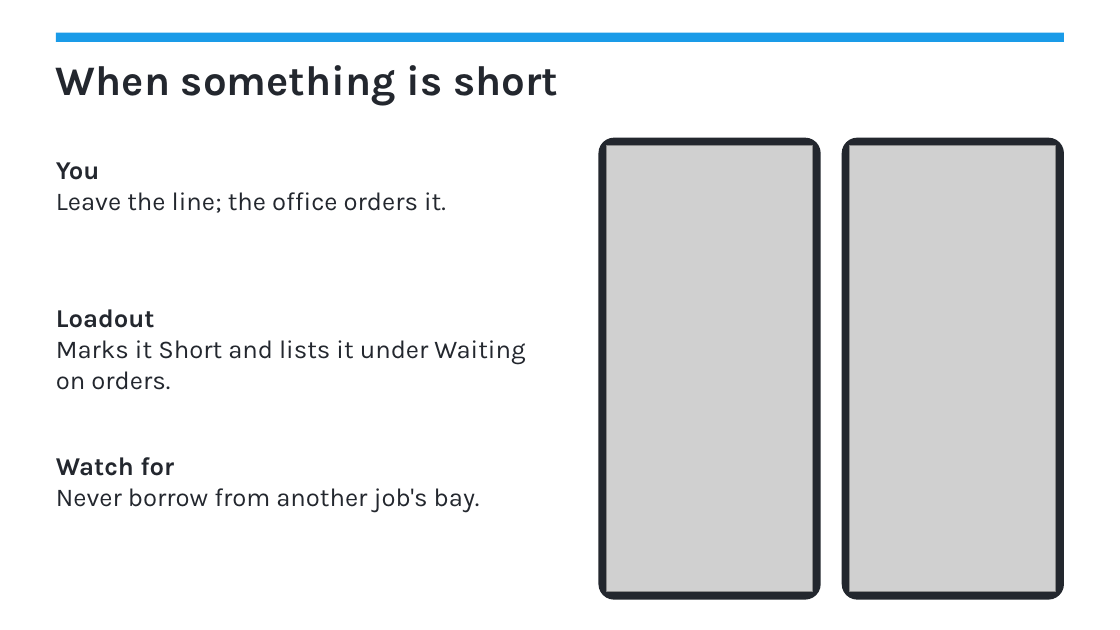
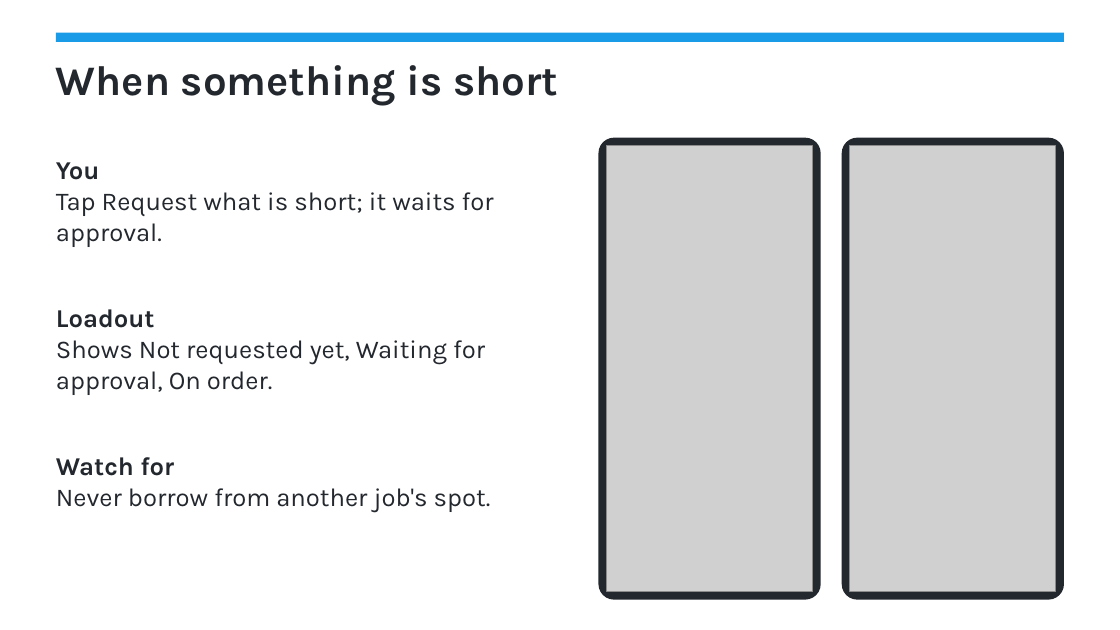
Before and after one commit to frank-umbrella/dev, a slide deck: slide 10 of loadout/training/Loadout-how-it-works.pptx. Drawn at 1120x630 pixels with LibreOffice and Linux fonts; fonts in the diff are those of the drawing; grey boxes stand for pictures. Boxes give left, top, right and bottom in pixels: in the first picture for what was removed or moved away, otherwise in the second. Text is boxed around its words. In the diff, an @@ line names an element or a change of style, - is before the commit and + after.

```diff
--- a/loadout/training/Loadout-how-it-works.pptx
+++ b/loadout/training/Loadout-how-it-works.pptx
@@ text at bbox=[56, 192, 494, 247]: text changed @@
-Leave the line; the office orders it.
+Tap Request what is short; it waits for approval.
@@ text at bbox=[56, 340, 485, 395]: text changed @@
-Marks it Short and lists it under Waiting on orders.
+Shows Not requested yet, Waiting for approval, On order.
@@ text at bbox=[56, 488, 491, 512]: text changed @@
-Never borrow from another job's bay.
+Never borrow from another job's spot.
```
Also in this commit, not shown: 7 other slides changed, 1 slide added, 40 other files.
